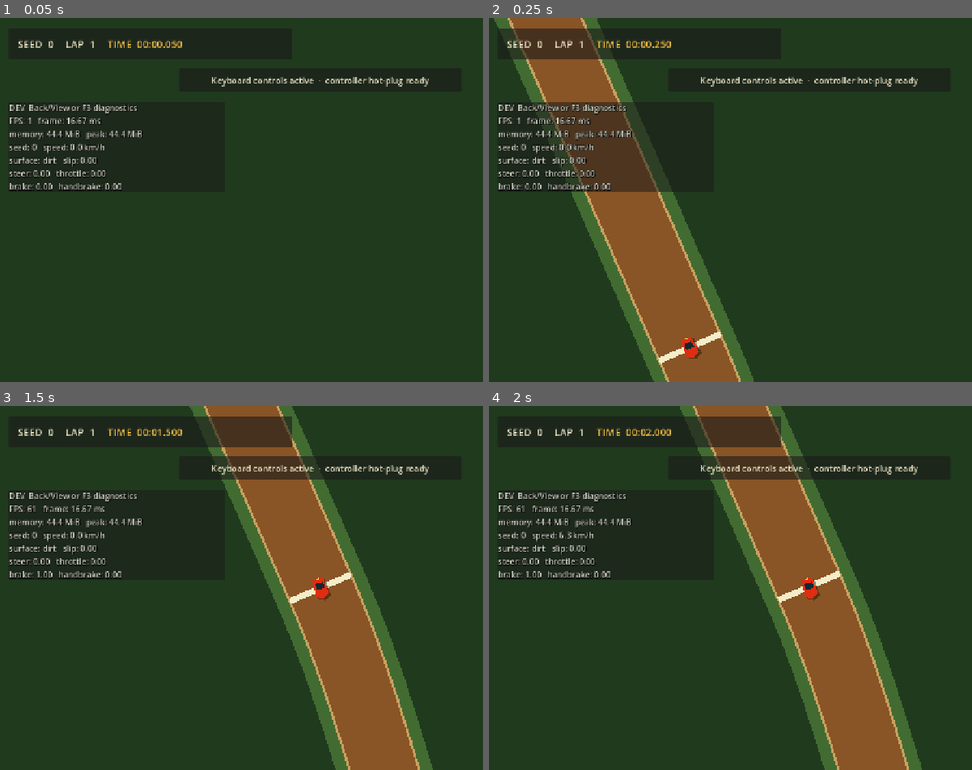
Above: before the commit, frames 1-4 (two rows, left to right).
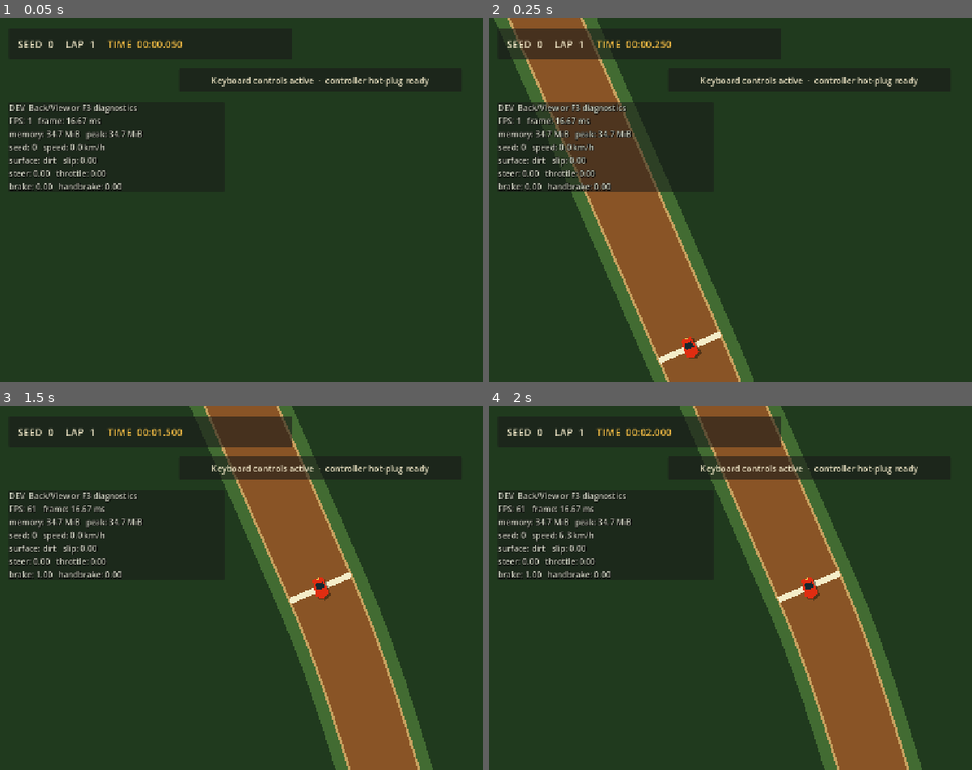
Above: after the commit, the same moments.

Repository: mule/poc-slicksnslide-fest
Game: Godot game, scene res://session/main.tscn
The game is run twice, just before and just after one commit, with the same random seed, the same clock (stepped at 60 frames per second) and the same inputs.
Inputs:
- Up to frame 1 (0.05 s): no input
- Up to frame 2 (0.25 s): no input
- Up to frame 3 (1.5 s): tap Enter (confirm) at 0.5, 1.35 s; hold D (steer_right) 0.53-1.28 s; hold Enter (confirm) 0.53-1.28 s; hold S (brake_reverse) from 1.28 s (still down)
- Up to frame 4 (2 s): keep holding S (brake_reverse)

The runs differ from the first frame. In frame 1, less than 0.1% of the frame differs, in the area x 9-27%, y 30-33%; in frame 2, less than 0.1%; in frame 3, less than 0.1%; in frame 4, less than 0.1%.

Commit message:
feat: replace the track fence with a distant containment boundary
TrackRuntime._build_collision() now builds a single PlayAreaBounds
StaticBody2D with four boundary segments (definition.play_area) instead
of a TrackEdges body carrying one SegmentShape2D per centerline sample
along both boundary polylines (roughly 2,500 shapes). The car can now
leave the track surface; only the far containment rectangle stops it.
_build_boundary_line() and its two call sites are unchanged, so the
track edge is still drawn, it just isn't solid anymore.

tests/track_collision_physics_test.gd is rewritten wholesale as
containment coverage: it drives a probe outward from the centerline
toward each side of the play area and checks it stays inside a
tolerance-grown play_area rect, plus a --break-collision mode that
strips the containment shapes and expects the probe to escape.
ESCAPE_TICKS needed raising from the spec's 240 to 500: since
play_area = bounds.grow(PLAY_AREA_MARGIN) and every centerline point
lies inside bounds, the nearest play-area edge is never closer than
PLAY_AREA_MARGIN (2000 px) from a centerline start point, so 240 ticks
(1200 px) could never reach the boundary even with collision fully
removed -- the mutation check exited 0 instead of the required 1 until
this was corrected.

tests/track_generator_test.gd's runtime-geometry check now looks for
PlayAreaBounds with 4 children instead of TrackEdges. The two boundary
collision-sampling assertions (_maximum_gap on left_boundary and
right_boundary against EXPECTED_MAX_SAMPLE_GAP * 1.1) are retired:
they bounded gaps in the polylines that used to be collision geometry,
and that geometry no longer exists. The centerline gap assertion and
the EXPECTED_MAX_SAMPLE_GAP constant are kept -- the checkpoint-
ordering check still depends on the constant.

Co-Authored-By: Claude Opus 5 (1M context) <noreply@anthropic.com>

Diff:
--- a/tests/track_collision_physics_test.gd
+++ b/tests/track_collision_physics_test.gd
@@ -1,26 +1,20 @@
 extends SceneTree
 
-const TrackGeneratorScript := preload("res://track/track_generator.gd")
+## Containment coverage. The circuit has no walls; a single rectangle far outside the track
+## keeps the car recoverable and stops it reaching the featureless void beyond the background.
 
 const ORDINARY_RACING_SPEED := 300.0
 const TEST_TICKS_PER_SECOND := 60.0
 const TEST_BODY_RADIUS := 4.0
-const SWEEP_START_CLEARANCE := 12.0
-const JOINT_TRAVERSAL_COUNT := 28
-
-## The probe is held against the wall by this much outward push while it drives forward, so each
-## step lands slightly off the straight line to the target and only its cosine closes the gap.
-const OUTWARD_BIAS := 36.0
-## A joint counts as reached inside this distance, so a probe can start the next joint this far
-## behind the joint it just cleared.
-const JOINT_ARRIVAL_TOLERANCE := 1.5
-## Widest boundary joint gap as a multiple of the generator's nominal sample spacing. Measured
-## across seeds 0/4/9: gaps run 21.50-30.46 px against SAMPLE_SPACING = 25.0, i.e. up to 1.22x.
-const JOINT_GAP_TO_SPACING := 1.25
-## Headroom between the quality bar and the loop's escape cap. These must stay two different
-## numbers: the assertion compares the *measured* tick count, which the loop bounds by its own
-## cap, so collapsing them would make the check structurally incapable of failing.
-const JOINT_TRAVERSAL_ESCAPE_MARGIN := 4
+## `play_area = bounds.grow(PLAY_AREA_MARGIN)`, and every centerline point lies inside `bounds`,
+## so the nearest play-area edge is never closer than PLAY_AREA_MARGIN (2000 px) from a start
+## point on the centerline. At 5 px/tick, 500 ticks covers 2500 px — enough to clear that 2000 px
+## floor with margin to spare (measured minimum across seeds 0/4/9 is ~2400 px) so a probe with
+## containment removed actually reaches and passes the boundary instead of running out of ticks
+## first.
+const ESCAPE_TICKS := 500
+## The probe is a point-like body; allow its radius plus solver margin outside the nominal edge.
+const CONTAINMENT_TOLERANCE := 8.0
 
 var _failures: Array[String] = []
 var _checks := 0
@@ -53,11 +47,11 @@
 		await physics_frame
 		_physics_ticks += 1
 
-		if _break_collision and seed == 0:
-			_break_representative_joint(runtime, definition)
+		_verify_bounds_body_exists(runtime, seed)
+		if _break_collision:
+			_remove_containment(runtime)
+		await _verify_probe_stays_inside(world, definition, seed)
 
-		await _verify_sweeps_stop_at_segments_and_joints(world, definition, seed)
-		await _verify_body_traverses_contacting_joints(world, definition, seed)
 		world.queue_free()
 		await process_frame
 		await physics_frame
@@ -66,106 +60,55 @@
 	_finish()
 
 
-func _verify_sweeps_stop_at_segments_and_joints(world: Node2D, definition, seed: int) -> void:
-	var unique_count: int = definition.centerline.size() - 1
-	var representative_indices := [1, unique_count / 4, unique_count / 2, unique_count * 3 / 4]
-	for edge_name in ["left", "right"]:
-		var boundary: PackedVector2Array = definition.left_boundary if edge_name == "left" else definition.right_boundary
-		for sample_index in representative_indices:
-			var collision_result := await _sweep_body_outward(world, definition.centerline, boundary, sample_index)
-			_check(collision_result.hit, "seed %d %s edge sample/joint %d blocks a body at %.0f units/s" % [seed, edge_name, sample_index, ORDINARY_RACING_SPEED])
-			_check(collision_result.outside_distance <= 0.5, "seed %d %s edge sample/joint %d does not tunnel (outside %.2f)" % [seed, edge_name, sample_index, collision_result.outside_distance])
+func _verify_bounds_body_exists(runtime: Node, seed: int) -> void:
+	var body := runtime.get_node_or_null("PlayAreaBounds") as StaticBody2D
+	_check(body != null, "seed %d builds a PlayAreaBounds body" % seed)
+	if body == null:
+		return
+	_check(body.get_child_count() == 4, "seed %d containment is four segments (got %d)" % [seed, body.get_child_count()])
+	_check(runtime.get_node_or_null("TrackEdges") == null, "seed %d builds no per-segment track walls" % seed)
 
 
-func _sweep_body_outward(world: Node2D, centerline: PackedVector2Array, boundary: PackedVector2Array, sample_index: int) -> Dictionary:
-	var body := _create_test_body()
-	world.add_child(body)
-	var edge_position: Vector2 = boundary[sample_index]
-	var inward := (centerline[sample_index] - edge_position).normalized()
-	var outward := -inward
-	body.position = edge_position + inward * (TEST_BODY_RADIUS + SWEEP_START_CLEARANCE)
-	await physics_frame
-	_physics_ticks += 1
+func _remove_containment(runtime: Node) -> void:
+	var body := runtime.get_node_or_null("PlayAreaBounds") as StaticBody2D
+	if body == null:
+		return
+	for child in body.get_children():
+		body.remove_child(child)
+		child.queue_free()
 
-	var hit := false
-	var motion_per_tick := outward * (ORDINARY_RACING_SPEED / TEST_TICKS_PER_SECOND)
-	for _tick in range(12):
-		var collision := body.move_and_collide(motion_per_tick)
-		if collision != null:
-			hit = true
+
+## Drive a probe outward from the track towards each side of the play area and confirm the
+## containment boundary stops it. Four runs per seed, one per edge.
+func _verify_probe_stays_inside(world: Node2D, definition, seed: int) -> void:
+	var play_area: Rect2 = definition.play_area
+	var directions := [Vector2.RIGHT, Vector2.LEFT, Vector2.DOWN, Vector2.UP]
+	var names := ["right", "left", "down", "up"]
+	for index in range(directions.size()):
+		var body := _create_test_body()
+		world.add_child(body)
+		body.position = definition.centerline[0]
 		await physics_frame
 		_physics_ticks += 1
-	var outside_distance := (body.position - edge_position).dot(outward)
-	body.queue_free()
-	await process_frame
-	return {"hit": hit, "outside_distance": outside_distance}
 
-
-func _verify_body_traverses_contacting_joints(world: Node2D, definition, seed: int) -> void:
-	var boundary: PackedVector2Array = definition.right_boundary
-	var unique_count: int = definition.centerline.size() - 1
-	var first_curve_index := _find_first_curve_index(definition.centerline)
-	var start_index := maxi(first_curve_index - 5, 0)
-	var body := _create_test_body()
-	world.add_child(body)
-	var start_outward: Vector2 = (boundary[start_index] - definition.centerline[start_index]).normalized()
-	body.position = boundary[start_index] - start_outward * (TEST_BODY_RADIUS + 0.25)
-	await physics_frame
-	_physics_ticks += 1
-
-	# One tick closes at most step_per_tick, and the outward bias angles each step away from the
-	# straight line to the target, so only its cosine counts. Size the bar off the widest gap the
-	# generator can produce rather than the gaps these three seeds happen to contain.
-	var step_per_tick: float = ORDINARY_RACING_SPEED / TEST_TICKS_PER_SECOND
-	var closing_step: float = step_per_tick * cos(atan(OUTWARD_BIAS / ORDINARY_RACING_SPEED))
-	var widest_gap: float = TrackGeneratorScript.SAMPLE_SPACING * JOINT_GAP_TO_SPACING
-	var approach := widest_gap + JOINT_ARRIVAL_TOLERANCE - step_per_tick
-	var quality_ticks: int = int(ceil(approach / closing_step)) + 1
-	var escape_ticks: int = quality_ticks + JOINT_TRAVERSAL_ESCAPE_MARGIN
-
-	var reached_joints := 0
-	var maximum_ticks_for_joint := 0
-	var contact_count := 0
-	for offset in range(1, JOINT_TRAVERSAL_COUNT + 1):
-		var sample_index := (start_index + offset) % unique_count
-		var outward: Vector2 = (boundary[sample_index] - definition.centerline[sample_index]).normalized()
-		var target: Vector2 = boundary[sample_index] - outward * (TEST_BODY_RADIUS + 0.25)
-		var ticks_for_joint := 0
-		while body.position.distance_to(target) > JOINT_ARRIVAL_TOLERANCE and ticks_for_joint < escape_ticks:
-			var toward_target: Vector2 = body.position.direction_to(target)
-			var remaining: float = body.position.distance_to(target)
-			var commanded_velocity: Vector2 = (toward_target * ORDINARY_RACING_SPEED + outward * OUTWARD_BIAS) \
-				.limit_length(minf(ORDINARY_RACING_SPEED, remaining * TEST_TICKS_PER_SECOND))
-			contact_count += _move_and_slide_remainder(body, commanded_velocity / TEST_TICKS_PER_SECOND)
-			ticks_for_joint += 1
+		var direction: Vector2 = directions[index]
+		for tick in range(ESCAPE_TICKS):
+			body.move_and_collide(direction * ORDINARY_RACING_SPEED / TEST_TICKS_PER_SECOND)
 			await physics_frame
 			_physics_ticks += 1
-		maximum_ticks_for_joint = maxi(maximum_ticks_for_joint, ticks_for_joint)
-		if body.position.distance_to(target) <= JOINT_ARRIVAL_TOLERANCE:
-			reached_joints += 1
-		else:
-			break
 
-	_check(reached_joints == JOINT_TRAVERSAL_COUNT, "seed %d body traverses %d contacting edge joints without snagging (%d contacts)" % [seed, JOINT_TRAVERSAL_COUNT, contact_count])
-	_check(maximum_ticks_for_joint <= quality_ticks, "seed %d contacting joint traversal maintains ordinary racing progress (max %d ticks/joint, bar %d, escape %d)" % [seed, maximum_ticks_for_joint, quality_ticks, escape_ticks])
-	_check(contact_count > 0, "seed %d joint traversal exercises real edge contacts" % seed)
-	body.queue_free()
-	await process_frame
-
-
-func _move_and_slide_remainder(body: CharacterBody2D, motion: Vector2) -> int:
-	var collision := body.move_and_collide(motion)
-	if collision == null:
-		return 0
-	var remainder := collision.get_remainder().slide(collision.get_normal())
-	if remainder.length_squared() > 0.0001:
-		body.move_and_collide(remainder)
-	return 1
+		var grown := play_area.grow(CONTAINMENT_TOLERANCE)
+		_check(
+			grown.has_point(body.position),
+			"seed %d probe driven %s stays inside the play area (at %.1f,%.1f)" % [seed, names[index], body.position.x, body.position.y]
+		)
+		body.queue_free()
+		await process_frame
 
 
 func _create_test_body() -> CharacterBody2D:
 	var body := CharacterBody2D.new()
-	body.name = "OrdinarySpeedPhysicsProbe"
+	body.name = "ContainmentProbe"
 	body.motion_mode = CharacterBody2D.MOTION_MODE_FLOATING
 	body.collision_layer = 2
 	body.collision_mask = 1
@@ -178,33 +121,6 @@
 	return body
 
 
-## The first sample whose heading change clears the generator's own straight/curve boundary.
-## The previous version returned the first sample below centerline[0] in y, which only meant
-## something while index 0 sat on a horizontal stadium straight. Against a spline with an
-## arbitrary start heading it returned 1 for seeds 4 and 9 -- inside the mandated start straight,
-## where there is no curve at all -- and 770 for seed 0.
-func _find_first_curve_index(centerline: PackedVector2Array) -> int:
-	var unique_count: int = centerline.size() - 1
-	var straight_turn: float = TrackGeneratorScript.STRAIGHT_CURVATURE * TrackGeneratorScript.SAMPLE_SPACING
-	for index in range(1, unique_count):
-		var incoming: Vector2 = centerline[index] - centerline[index - 1]
-		var outgoing: Vector2 = centerline[(index + 1) % unique_count] - centerline[index]
-		if incoming.length_squared() < 0.000001 or outgoing.length_squared() < 0.000001:
-			continue
-		if absf(incoming.angle_to(outgoing)) > straight_turn:
-			return index
-	return 1
-
-
-func _break_representative_joint(runtime: Node, definition) -> void:
-	var body := runtime.get_node("TrackEdges") as StaticBody2D
-	var center_index := int((definition.centerline.size() - 1) / 4)
-	for index in range(center_index - 4, center_index + 5):
-		var shape := body.get_node_or_null("RightEdge%03d" % index)
-		if shape != null:
-			shape.free()
-
-
 func _check(condition: bool, message: String) -> void:
 	_checks += 1
 	if condition:
@@ -215,17 +131,11 @@
 
 
 func _finish() -> void:
-	print("track_collision_physics speed=%.0f ticks_per_second=%.0f physics_ticks=%d checks=%d mutation=%s" % [
-		ORDINARY_RACING_SPEED,
-		TEST_TICKS_PER_SECOND,
-		_physics_ticks,
-		_checks,
-		str(_break_collision),
-	])
+	print("track_containment physics_ticks=%d checks=%d mutation=%s" % [_physics_ticks, _checks, str(_break_collision)])
 	if _failures.is_empty():
-		print("Procedural track collision physics checks passed")
+		print("Track containment checks passed")
 		quit(0)
 		return
 	for failure in _failures:
-		push_error("Procedural track collision physics check failed: %s" % failure)
+		push_error("Track containment check failed: %s" % failure)
 	quit(1)
--- a/tests/track_generator_test.gd
+++ b/tests/track_generator_test.gd
@@ -94,8 +94,6 @@
 	_check(definition.left_boundary[0].is_equal_approx(definition.left_boundary[-1]), "seed %d left boundary is continuous at closure" % seed)
 	_check(definition.right_boundary[0].is_equal_approx(definition.right_boundary[-1]), "seed %d right boundary is continuous at closure" % seed)
 	_check(_maximum_gap(definition.centerline) <= EXPECTED_MAX_SAMPLE_GAP, "seed %d centerline sampling has no escape-sized gaps" % seed)
-	_check(_maximum_gap(definition.left_boundary) <= EXPECTED_MAX_SAMPLE_GAP * 1.1, "seed %d left edge collision sampling is continuous" % seed)
-	_check(_maximum_gap(definition.right_boundary) <= EXPECTED_MAX_SAMPLE_GAP * 1.1, "seed %d right edge collision sampling is continuous" % seed)
 	_check(not _has_self_intersection(definition.centerline), "seed %d centerline does not self-intersect" % seed)
 	_check(not _has_self_intersection(definition.left_boundary), "seed %d left boundary does not self-intersect" % seed)
 	_check(not _has_self_intersection(definition.right_boundary), "seed %d right boundary does not self-intersect" % seed)
@@ -183,12 +181,10 @@
 	root.add_child(runtime)
 	var dirt_line := runtime.get_node_or_null("Dirt") as Line2D
 	var grass_shoulder := runtime.get_node_or_null("GrassShoulder") as Line2D
-	var collision_body := runtime.get_node_or_null("TrackEdges") as StaticBody2D
+	var collision_body := runtime.get_node_or_null("PlayAreaBounds") as StaticBody2D
 	_check(dirt_line != null and dirt_line.points.size() == definition.centerline.size(), "prototype dirt rendering follows the generated circuit")
 	_check(grass_shoulder != null and grass_shoulder.width > dirt_line.width, "prototype grass shoulder distinguishes off-track")
-	_check(collision_body != null, "generated track owns static edge collision")
-	if collision_body != null:
-		_check(collision_body.get_child_count() == 2 * (definition.centerline.size() - 1), "both continuous boundaries receive static segment collision")
+	_check(collision_body != null and collision_body.get_child_count() == 4, "prototype track builds a four-segment containment boundary")
 	runtime.free()
 
 
--- a/track/track_runtime.gd
+++ b/track/track_runtime.gd
@@ -68,20 +68,25 @@
 	add_child(line)
 
 
+## The circuit has no walls. A single rectangle far outside the track keeps the car recoverable
+## without turning the boundary line into a barrier. This also drops collision shapes per track
+## from roughly 2,500 to 4.
 func _build_collision() -> void:
 	var body := StaticBody2D.new()
-	body.name = "TrackEdges"
+	body.name = "PlayAreaBounds"
 	add_child(body)
-	_add_boundary_collision(body, definition.left_boundary, "Left")
-	_add_boundary_collision(body, definition.right_boundary, "Right")
-
-
-func _add_boundary_collision(body: StaticBody2D, points: PackedVector2Array, prefix: String) -> void:
-	for index in range(points.size() - 1):
+	var area: Rect2 = definition.play_area
+	var corners := [
+		area.position,
+		Vector2(area.end.x, area.position.y),
+		area.end,
+		Vector2(area.position.x, area.end.y),
+	]
+	for index in range(corners.size()):
 		var shape := SegmentShape2D.new()
-		shape.a = points[index]
-		shape.b = points[index + 1]
+		shape.a = corners[index]
+		shape.b = corners[(index + 1) % corners.size()]
 		var collision := CollisionShape2D.new()
-		collision.name = "%sEdge%03d" % [prefix, index]
+		collision.name = "Edge%d" % index
 		collision.shape = shape
 		body.add_child(collision)
